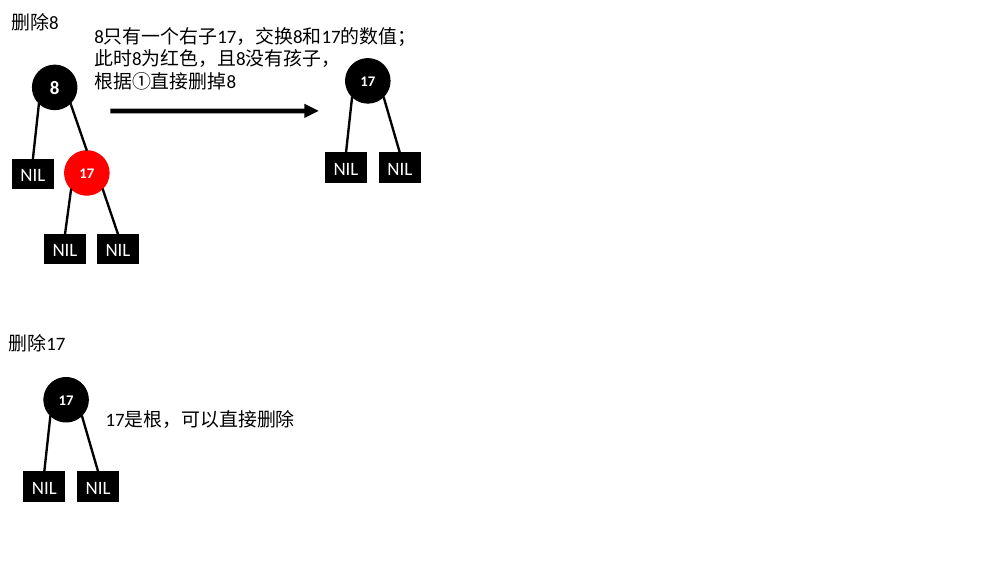
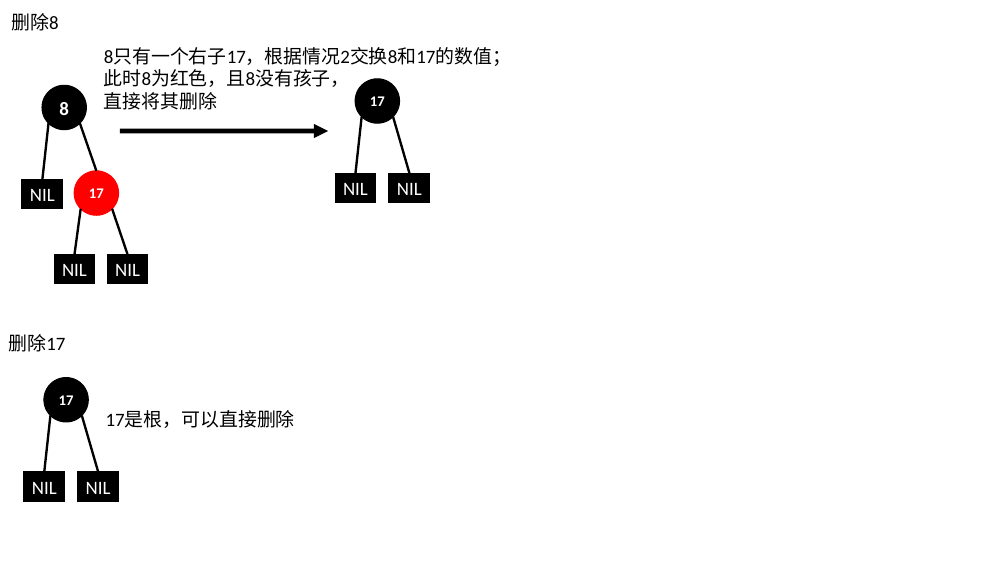
Before and after one commit to BinMarshall/studing, a slide deck: slide 36 of 源码分析/红黑树插入演示.pptx. Drawn at 1008x567 pixels with LibreOffice and Linux fonts; fonts in the diff are those of the drawing. Boxes give left, top, right and bottom in pixels: in the first picture for what was removed or moved away, otherwise in the second. Text is boxed around its words. In the diff, an @@ line names an element or a change of style, - is before the commit and + after.

```diff
--- a/源码分析/红黑树插入演示.pptx
+++ b/源码分析/红黑树插入演示.pptx
@@ text "8只有一个右子17，根据情况2交换8和17的数值；": place and size @@
-text "8只有一个右子17，根据情况2交换8和17的数值；" at [94, 27, 416, 90]
+text "8只有一个右子17，根据情况2交换8和17的数值；" at [104, 47, 511, 110]
@@ text at [104, 47, 511, 66]: text changed @@
-8只有一个右子17，交换8和17的数值；
+8只有一个右子17，根据情况2交换8和17的数值；
@@ text at [104, 92, 217, 110]: text changed @@
-根据①直接删掉8
+直接将其删除
@@ 6 lines, 5 rectangles, 3 ellipses, 1 arrow: place and size @@
-6 lines, 5 rectangles, 3 ellipses, 1 arrow at [12, 59, 420, 264]
+6 lines, 5 rectangles, 3 ellipses, 1 arrow at [22, 79, 430, 284]
```
Also in this commit, not shown: 19 other slides changed.
